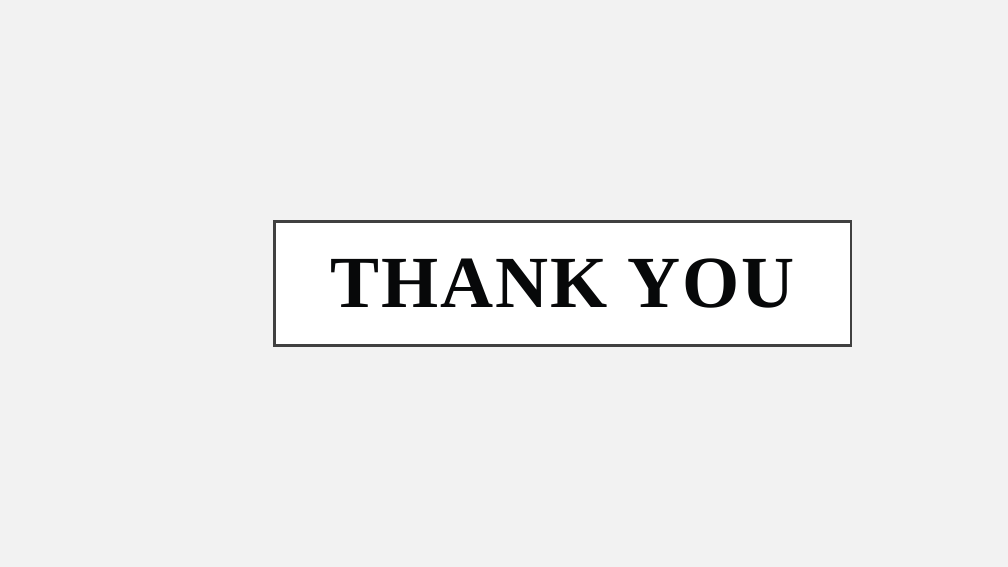
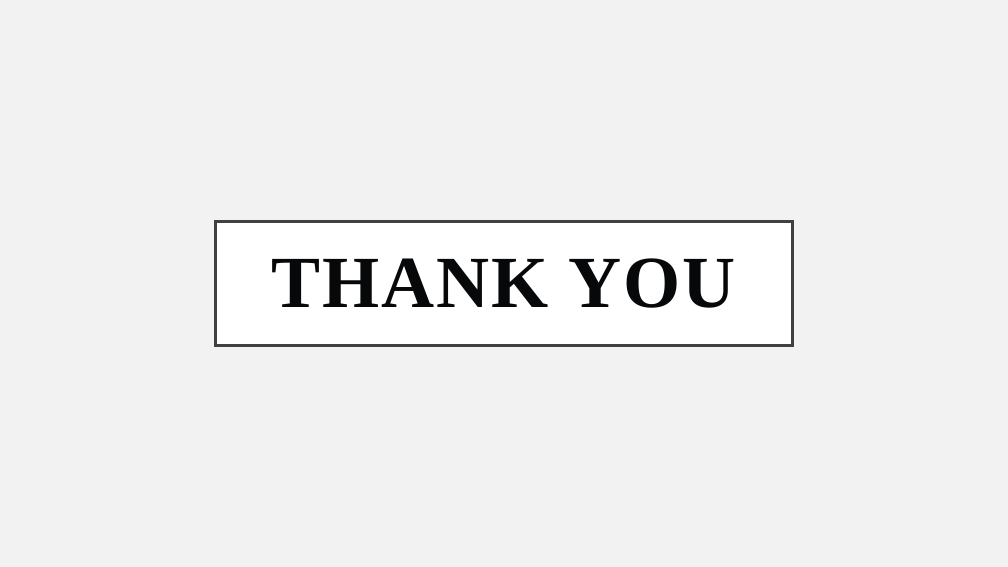
Before and after one commit to SHREYASX07/diseaseprediction-doctorrecommendation, a slide deck: slide 33 of Dpdr ppt.pptx. Drawn at 1008x567 pixels with LibreOffice and Linux fonts; fonts in the diff are those of the drawing. Boxes give left, top, right and bottom in pixels: in the first picture for what was removed or moved away, otherwise in the second. Text is boxed around its words. In the diff, an @@ line names an element or a change of style, - is before the commit and + after.

```diff
--- a/Dpdr ppt.pptx
+++ b/Dpdr ppt.pptx
@@ title "THANK YOU": place and size @@
-title "THANK YOU" at bbox=[274, 222, 851, 346]
+title "THANK YOU" at bbox=[216, 222, 792, 346]
```
Also in this commit, not shown: 16 other slides changed, 2 other files.
